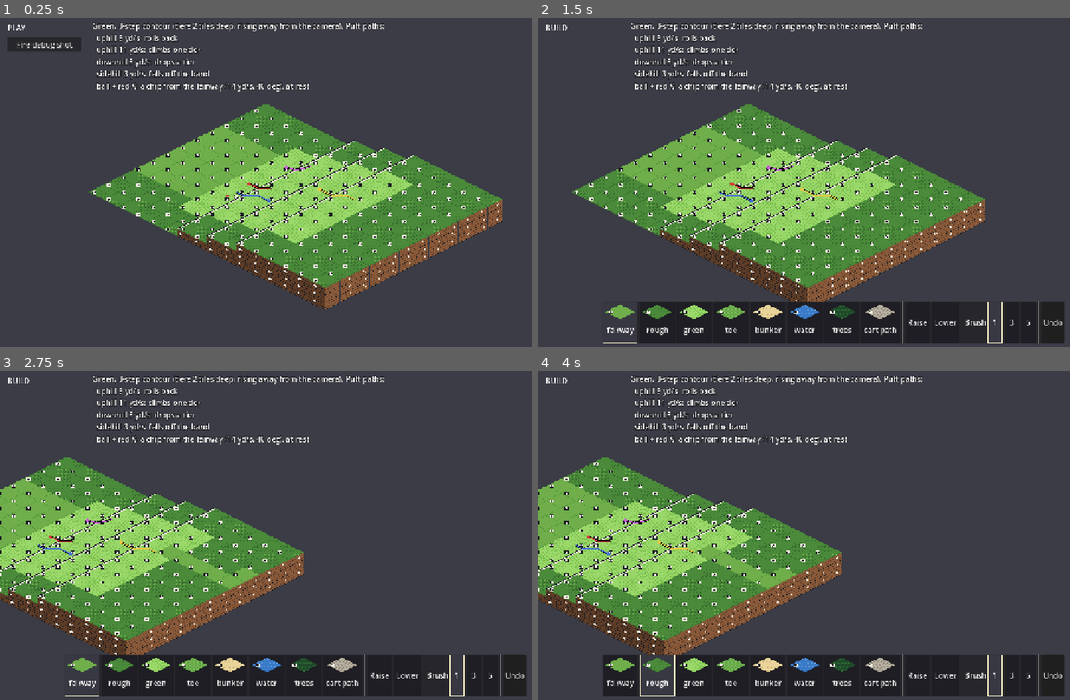
Above: before the commit, frames 1-4 (two rows, left to right).
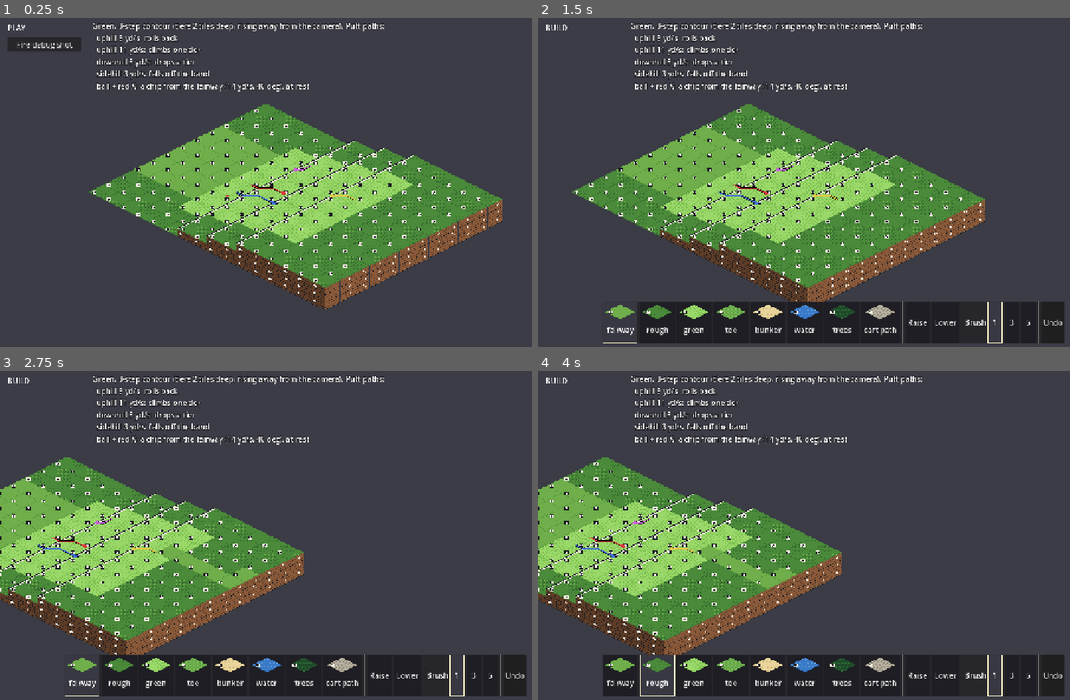
Above: after the commit, the same moments.

Repository: avdrav1/prestwick
Game: Godot game, scene res://tests/fixtures/grid_height_shot.tscn
Two runs of this game, one before a commit and one after it. Both use one fixed random seed, a clock stepped at 60 frames per second and the inputs below. This scene is started directly instead of the project's main scene.
Inputs (mouse positions are in pixels of both pictures, inside the frame that each line leads up to):
- Up to frame 1 (0.25 s): no input
- Up to frame 2 (1.5 s): click "Fire debug shot" at 0.5 s; tap Enter at 1.25 s; move the mouse to (963, 166) at 1.27 s; hold D (pan_right) from 1.28 s (still down); tap Tab (toggle_mode) at 1.35 s; click (963, 166) at 1.42 s
- Up to frame 3 (2.75 s): release D (pan_right) at 2 s; drag from (175, 551) to (266, 601) at 2.02 s
- Up to frame 4 (4 s): click "fairway" at 2.75 s; click "rough" at 3.5 s

The runs differ from the first frame. In frame 1, 0.1% of the frame differs, in the area x 44-63%, y 44-57%; in frame 2, less than 0.1%; in frame 3, less than 0.1%; in frame 4, less than 0.1%.

Commit message:
story: E1-S11 Make green contours putt as breaks
Co-Authored-By: Claude Opus 5.5 <noreply@anthropic.com>

Diff:
--- a/course/surface_row.gd
+++ b/course/surface_row.gd
@@ -8,6 +8,20 @@
 ## Roll factor from the docs/design.md surface table. Rolling friction is
 ## (BallParams.roll_decel + BallParams.roll_drag * speed) / roll; 0 stops the ball dead where it touches down.
 @export var roll: float = 1.0
+## Share of the terrain's slope the ball feels here (E1-S11, D5): it scales the slope pull
+## on a rolling ball and the tilt of the ground normal at touchdown. The ball's height still
+## follows the terrain. 1.0 everywhere but green, where a 40% one-step contour putts as a break.
+@export var slope_scale: float = 1.0
+## Share of the constant friction (BallParams.roll_decel / roll) that holds a still ball
+## here. It rises linearly back to the full constant friction at decel_ramp_speed, so fast
+## balls roll as before. Keep the one-step pull, scaled by slope_scale, above it, or a still
+## ball never starts down a slope (a GUT test guards it). 1.0 leaves the friction as it is.
+@export var rest_decel_scale: float = 1.0
+## Speed (yd/s) at which the constant friction is back to full, when rest_decel_scale < 1.
+@export var decel_ramp_speed: float = 1.0
+## Multiplies the grass drag (BallParams.roll_drag / roll) here. On green it wins back the
+## distance the lighter constant friction gives slow putts. 1.0 leaves the drag as it is.
+@export var drag_scale: float = 1.0
 ## Share of the speed into the ground that comes back out as the bounce (restitution).
 @export_range(0.0, 1.0) var bounce: float = 0.25
 ## Share of the speed along the ground lost at each touchdown.
--- a/course/surfaces.tres
+++ b/course/surfaces.tres
@@ -23,6 +23,10 @@
 script = ExtResource("1_n812f")
 name = "green"
 roll = 1.4
+slope_scale = 0.075
+rest_decel_scale = 0.075
+decel_ramp_speed = 1.0
+drag_scale = 1.1
 bounce = 0.2
 bounce_friction = 0.45
 scatter_deg = 1.0
--- a/golf/ball.gd
+++ b/golf/ball.gd
@@ -161,7 +161,8 @@
 	if row.roll <= 0.0:
 		_rest()
 		return
-	var n := field.normal_at(at.x, at.y)
+	# The normal tilts by the slope this surface lets the ball feel (slope_scale).
+	var n := HeightField.normal_for(field.gradient_at(at.x, at.y) * row.slope_scale)
 	var into := v.dot(n)
 	var along := (v - n * into) * (1.0 - row.bounce_friction)
 	# Always draw, so the generator stream does not depend on which branch runs.
@@ -183,10 +184,13 @@
 		_rest()
 		return
 	var grad := field.gradient_at(position.x, position.y)
-	# Gravity along the slope, projected onto the ground plane. Peaks at gravity / 2.
-	var pull := -grad * params.gravity / (1.0 + grad.length_squared())
+	# Gravity along the slope the surface lets the ball feel, projected onto the ground
+	# plane. Peaks at gravity / 2.
+	var feel := grad * row.slope_scale
+	var pull := -feel * params.gravity / (1.0 + feel.length_squared())
 	var v := Vector2(velocity.x, velocity.y)
-	var hold := params.roll_decel / row.roll
+	var full := params.roll_decel / row.roll
+	var hold := full * row.rest_decel_scale
 	if v.length() < params.rest_speed:
 		# Static: stays put unless the slope pulls harder than the constant friction.
 		if pull.length() <= hold:
@@ -194,8 +198,12 @@
 			return
 		v += pull.normalized() * (pull.length() - hold) * DT
 	else:
-		# Friction = constant part + grass drag that grows with speed.
-		var friction := hold + params.roll_drag * v.length() / row.roll
+		# Friction = constant part + grass drag that grows with speed. Where the surface holds
+		# a still ball more lightly, the constant part rises back to full by decel_ramp_speed.
+		var constant := full
+		if row.rest_decel_scale != 1.0 and v.length() < row.decel_ramp_speed:
+			constant = lerpf(hold, full, v.length() / row.decel_ramp_speed)
+		var friction := constant + params.roll_drag * row.drag_scale * v.length() / row.roll
 		v += pull * DT
 		var speed := v.length() - friction * DT
 		v = v.normalized() * speed if speed > 0.0 else Vector2.ZERO
--- a/golf/height_field.gd
+++ b/golf/height_field.gd
@@ -66,7 +66,11 @@
 
 ## Unit ground normal at (x, y), z up.
 func normal_at(x: float, y: float) -> Vector3:
-	var g := gradient_at(x, y)
+	return normal_for(gradient_at(x, y))
+
+
+## Unit normal of ground with slope `g` (dh/dx, dh/dy), z up.
+static func normal_for(g: Vector2) -> Vector3:
 	return Vector3(-g.x, -g.y, 1.0).normalized()
 
 
--- a/tests/fixtures/grid_height_evidence.gd
+++ b/tests/fixtures/grid_height_evidence.gd
@@ -2,7 +2,9 @@
 extends SceneTree
 ## Evidence for E1-S9 (D4, D5 in docs/DECISIONS.md): two courses and a set of putts and shots
 ## across them, run through the real Ball. Prints one line per shot. Screenshots of the same
-## courses come from tests/fixtures/grid_height_shot.tscn.
+## courses come from tests/fixtures/grid_height_shot.tscn. The E1-S9 sections run with the
+## green's E1-S11 slope columns reset to 1.0, so they still show the unscaled green D5 judged;
+## the E1-S11 section runs the table as built.
 ##
 ##   godot --headless --path . -s res://tests/fixtures/grid_height_evidence.gd
 
@@ -17,12 +19,27 @@
 	print("== slope between two tile centres one step apart: %.0f%% (%.1f deg)" % [
 		100.0 * params.yards_per_step / params.yards_per_tile,
 		rad_to_deg(atan(params.yards_per_step / params.yards_per_tile))])
-	_putts("green contour, 2.0 yd per step (as built)", green_contour(), params)
+	var built := SurfaceTable.load_default()
+	var unscaled: SurfaceTable = built.duplicate(true)
+	var g := unscaled.row(Surface.Type.GREEN)
+	g.slope_scale = 1.0
+	g.rest_decel_scale = 1.0
+	g.drag_scale = 1.0
+	print("== E1-S9: green unscaled (slope_scale, rest_decel_scale, drag_scale all 1)")
+	_putts("green contour, 2.0 yd per step", green_contour(), params, unscaled)
 	var gentle := params.duplicate() as BallParams
 	gentle.yards_per_step = 0.15
-	_putts("green contour, 0.15 yd per step (3% between centres; what-if only)", green_contour(), gentle)
-	_rest_on_slope(green_contour(), params)
+	_putts("green contour, 0.15 yd per step (3% between centres; what-if only)", green_contour(), gentle, unscaled)
+	_rest_on_slope(green_contour(), params, unscaled)
 	_hill_shots(params)
+	var row := built.row(Surface.Type.GREEN)
+	print("== E1-S11: green as built (slope_scale %.3f, rest_decel_scale %.3f, decel_ramp_speed %.1f yd/s, drag_scale %.2f)" % [
+		row.slope_scale, row.rest_decel_scale, row.decel_ramp_speed, row.drag_scale])
+	_putts("green contour, 2.0 yd per step, scaled green", green_contour(), params, built)
+	_sidehill_break(green_contour(), params, built)
+	_slow_balls(green_contour(), params, built)
+	_still_on_steps(green_contour(), params, built)
+	_rest_on_slope(green_contour(), params, built)
 	quit(0)
 
 
@@ -70,26 +87,26 @@
 	return (tile + Vector2(0.5, 0.5)) * 5.0
 
 
-func _putts(label: String, course: CourseData, params: BallParams) -> void:
+func _putts(label: String, course: CourseData, params: BallParams, table: SurfaceTable) -> void:
 	print("== putts: %s" % label)
 	print("   tiers: x 4-5 h0, 6-7 h1, 8-9 h2, 10-11 h3; tile 5 yd; green x 4..11")
 	# Uphill from the front tier centre (tile 4.5, 5.5) along +x, and downhill from the back.
 	for speed: float in [3.0, 5.0, 7.0, 9.0, 11.0]:
-		_putt(course, params, "uphill  ", Vector2(4.5, 5.5), Vector2(speed, 0.0))
+		_putt(course, params, table, "uphill  ", Vector2(4.5, 5.5), Vector2(speed, 0.0))
 	for speed: float in [1.0, 3.0, 5.0]:
-		_putt(course, params, "downhill", Vector2(10.5, 5.5), Vector2(-speed, 0.0))
+		_putt(course, params, table, "downhill", Vector2(10.5, 5.5), Vector2(-speed, 0.0))
 	# Sidehill: along +y across the slope band between tier 0 and tier 1 (tile x 5.5).
 	for speed: float in [3.0, 5.0]:
-		_putt(course, params, "sidehill", Vector2(5.5, 2.5), Vector2(0.0, speed))
+		_putt(course, params, table, "sidehill", Vector2(5.5, 2.5), Vector2(0.0, speed))
 	# Reference: the same speeds on a flat green.
 	var flat := CourseData.create(GREEN_W, GREEN_H, Surface.Type.GREEN, 0)
 	for speed: float in [3.0, 5.0, 7.0, 9.0, 11.0]:
-		_putt(flat, params, "flat    ", Vector2(1.5, 5.5), Vector2(speed, 0.0))
-
-
-func _putt(course: CourseData, params: BallParams, kind: String, from_tile: Vector2,
-		v: Vector2) -> void:
-	var ball := Ball.new(course, 1, params)
+		_putt(flat, params, table, "flat    ", Vector2(1.5, 5.5), Vector2(speed, 0.0))
+
+
+func _putt(course: CourseData, params: BallParams, table: SurfaceTable, kind: String,
+		from_tile: Vector2, v: Vector2) -> void:
+	var ball := Ball.new(course, 1, params, table)
 	ball.start_roll(_yd(from_tile), v)
 	var ticks := ball.run_to_rest()
 	var end := ball.position
@@ -101,7 +118,7 @@
 
 ## Drops a still ball at many points on the contour green and records where any comes to rest
 ## on ground steeper than 1%.
-func _rest_on_slope(course: CourseData, params: BallParams) -> void:
+func _rest_on_slope(course: CourseData, params: BallParams, table: SurfaceTable) -> void:
 	var field := HeightField.new(course, params)
 	var rests_on_slope := 0
 	var drops := 0
@@ -109,7 +126,7 @@
 	for xi: int in range(40, 121, 5):
 		for yi: int in [30, 55]:
 			var p := Vector2(xi / 10.0, yi / 10.0)
-			var ball := Ball.new(course, 1, params)
+			var ball := Ball.new(course, 1, params, table)
 			ball.start_roll(_yd(p), Vector2.ZERO)
 			ball.run_to_rest()
 			var g := field.gradient_at(ball.position.x, ball.position.y).length()
@@ -143,3 +160,65 @@
 			row["label"], row["from"], p.landing_tile, p.landing.z / params.yards_per_step,
 			land_g.length() * 100.0, p.rest_tile, p.rest.z / params.yards_per_step,
 			Vector2(p.landing.x - start.x, p.landing.y - start.y).length()])
+
+
+## Sidehill putts along +y through the middle of the tier 0 to 1 slope band. The break is the
+## sideways offset when the forward speed drops under rest speed (the putt's full length);
+## the ball then trickles down to the lower shelf.
+func _sidehill_break(course: CourseData, params: BallParams, table: SurfaceTable) -> void:
+	print("== sidehill break at the putt's full length (from tile (5.5, 2.5), mid-band, along +y)")
+	for speed: float in [2.0, 3.0, 4.0, 5.0]:
+		var from := _yd(Vector2(5.5, 2.5))
+		var ball := Ball.new(course, 1, params, table)
+		ball.start_roll(from, Vector2(0.0, speed))
+		var at := Vector2.ZERO
+		var t := 0
+		while not ball.is_at_rest():
+			ball.step()
+			if t == 0 and ball.velocity.y < params.rest_speed:
+				t = ball.steps
+				at = Vector2(ball.position.x, ball.position.y) - from
+		var end := Vector2(ball.position.x, ball.position.y) - from
+		print("   %3.1f yd/s: forward %.2f yd, break %.2f yd downhill at %.1f s; rests %.2f yd down, %.2f yd on, at %.1f s" % [
+			speed, at.y, -at.x, t / 60.0, -end.x, end.y, ball.steps / 60.0])
+
+
+## Slow balls on a step: short uphill putts that stop on the slope, and slow balls rolled down.
+func _slow_balls(course: CourseData, params: BallParams, table: SurfaceTable) -> void:
+	print("== slow balls on the tier 0 to 1 step (slope band x 27.5 to 32.5 yd, y 27.5)")
+	var flat := CourseData.create(GREEN_W, GREEN_H, Surface.Type.GREEN, 0)
+	_putt(flat, params, table, "flat    ", Vector2(1.5, 5.5), Vector2(4.0, 0.0))
+	for speed: float in [4.0, 5.0, 6.0, 7.0]:
+		var ball := Ball.new(course, 1, params, table)
+		ball.record_path = true
+		ball.start_roll(Vector2(22.5, 27.5), Vector2(speed, 0.0))
+		ball.run_to_rest()
+		var top := 0.0
+		for p in ball.path:
+			top = maxf(top, p.x)
+		print("   uphill   %3.1f yd/s from x 22.5: furthest x %.2f, rests x %.2f (%s) in %.1f s" % [
+			speed, top, ball.position.x, "rolled back" if ball.position.x < top - 0.05 else "stayed",
+			ball.steps / 60.0])
+	for speed: float in [0.2, 0.5, 1.0]:
+		var ball := Ball.new(course, 1, params, table)
+		ball.start_roll(Vector2(32.0, 27.5), Vector2(-speed, 0.0))
+		ball.run_to_rest()
+		print("   downhill %3.1f yd/s from x 32.0: rests x %.2f in %.1f s" % [
+			speed, ball.position.x, ball.steps / 60.0])
+
+
+## Still balls set down across each green step's slope band.
+func _still_on_steps(course: CourseData, params: BallParams, table: SurfaceTable) -> void:
+	print("== still balls set down on each green step's slope (y 27.5)")
+	var field := HeightField.new(course, params)
+	for band: int in 3:
+		var lower := 27.5 + 10.0 * band
+		var line := "   step %d (x %.1f to %.1f):" % [band + 1, lower, lower + 5.0]
+		for into: float in [0.5, 2.5, 4.5]:
+			var ball := Ball.new(course, 1, params, table)
+			ball.start_roll(Vector2(lower + into, 27.5), Vector2.ZERO)
+			ball.run_to_rest()
+			var flat := field.gradient_at(ball.position.x, ball.position.y).length() < 0.001
+			line += " from x %.1f -> x %.2f (%s, %.1f s);" % [lower + into, ball.position.x,
+					"flat shelf" if flat else "ON SLOPE", ball.steps / 60.0]
+		print(line)
--- a/tests/test_ball.gd
+++ b/tests/test_ball.gd
@@ -185,28 +185,40 @@
 
 
 func test_slope_pull_beats_rest_friction() -> void:
-	# A design guard: the steepest pull must beat the static friction on every rolling
-	# surface, or balls never start down a slope.
+	# A design guard: the steepest pull, scaled by the surface's slope_scale, must beat the
+	# constant friction that holds a still ball on every rolling surface, or balls never
+	# start down a slope.
 	var params := BallParams.load_default()
 	var table := SurfaceTable.load_default()
-	var grad := params.yards_per_step / params.yards_per_tile
-	var pull := params.gravity * grad / (1.0 + grad * grad)
-	for s: Surface.Type in [Surface.Type.FAIRWAY, Surface.Type.GREEN, Surface.Type.TEE, Surface.Type.CART_PATH]:
-		assert_gt(pull, params.roll_decel / table.row(s).roll, "a one-step slope moves a ball on %s" % Surface.NAMES[s])
+	for s: Surface.Type in [Surface.Type.FAIRWAY, Surface.Type.ROUGH, Surface.Type.GREEN,
+			Surface.Type.TEE, Surface.Type.TREES, Surface.Type.CART_PATH]:
+		var row := table.row(s)
+		var grad := row.slope_scale * params.yards_per_step / params.yards_per_tile
+		var pull := params.gravity * grad / (1.0 + grad * grad)
+		var hold := params.roll_decel * row.rest_decel_scale / row.roll
+		assert_gt(pull, hold, "a one-step slope moves a still ball on %s" % Surface.NAMES[s])
 
 
 func test_ball_at_rest_on_a_green_slope_rolls_down() -> void:
+	# The green feels a one-step ramp as 3% (E1-S11), so a still ball trickles down it at
+	# about 0.17 yd/s: set it down 3 yd above the mark rather than 10.
 	var course := _green_ramp()
 	var ball := Ball.new(course, 3)
-	ball.start_roll(Vector2(20, 100), Vector2.ZERO)
+	ball.start_roll(Vector2(13, 100), Vector2.ZERO)
 	ball.run_to_rest()
 	assert_lt(ball.position.x, 10.0, "a ball set down on the slope runs down it")
 
 
 func test_ball_rolling_downhill_on_green_speeds_up() -> void:
-	var course := _green_ramp()
+	# Green feels slope_scale of the slope (E1-S11), so a one-step ramp is a 3% break whose
+	# pull only keeps a slow ball trickling. A three-steps-per-tile green (120%, felt as 9%)
+	# pulls hard enough to speed a 0.5 yd/s ball up. Heights 0, 3, 6, 7 from x = 10.
+	var course := _flat(Surface.Type.GREEN, 40)
+	for y in 40:
+		for x in 40:
+			course.set_tile(x, y, clampi((x - 10) * 3, 0, 7), Surface.Type.GREEN)
 	var ball := Ball.new(course, 3)
-	ball.start_roll(Vector2(35, 100), Vector2(-0.5, 0))
+	ball.start_roll(Vector2(62, 100), Vector2(-0.5, 0))
 	for i in 30:
 		ball.step()
 	assert_eq(ball.state, Ball.State.ROLLING)
@@ -252,6 +264,119 @@
 	assert_eq(below, 0, "never passes through the terrain")
 
 
+# --- green contours (E1-S11, D5): a one-step green contour putts as a break ---
+
+## Ground point in yards for a fractional tile coordinate as GridHeightEvidence uses it
+## (integer = tile centre).
+func _yd(tile: Vector2) -> Vector2:
+	return (tile + Vector2(0.5, 0.5)) * 5.0
+
+
+func _putt(course: CourseData, from_tile: Vector2, v: Vector2) -> Ball:
+	var ball := Ball.new(course, 1)
+	ball.record_path = true
+	ball.start_roll(_yd(from_tile), v)
+	ball.run_to_rest()
+	return ball
+
+
+func test_green_slope_columns_come_from_the_table() -> void:
+	var table := SurfaceTable.load_default()
+	var green := table.row(Surface.Type.GREEN)
+	assert_between(green.slope_scale, 0.05, 0.1, "a green step feels like a 3% break, not 40%")
+	assert_lt(green.rest_decel_scale, 1.0, "a still ball on green is held more lightly")
+	for i: int in Surface.COUNT:
+		if i == Surface.Type.GREEN:
+			continue
+		var row := table.row(i)
+		assert_eq(row.slope_scale, 1.0, "%s feels the full slope" % row.name)
+		assert_eq(row.rest_decel_scale, 1.0, "%s keeps its constant friction" % row.name)
+
+
+func test_flat_green_4_yds_putt_runs_about_3_7_yd() -> void:
+	var ball := _putt(CourseData.create(16, 12, Surface.Type.GREEN, 0), Vector2(1.5, 5.5), Vector2(4, 0))
+	assert_almost_eq(ball.position.x - _yd(Vector2(1.5, 5.5)).x, 3.7, 0.2, "docs/design.md Ball")
+
+
+func test_contour_uphill_9_yds_ends_near_its_flat_distance() -> void:
+	var from := Vector2(4.5, 5.5)
+	var flat := _putt(CourseData.create(16, 12, Surface.Type.GREEN, 0), from, Vector2(9, 0))
+	var up := _putt(GridHeightEvidence.green_contour(), from, Vector2(9, 0))
+	var flat_d := flat.position.x - _yd(from).x
+	var up_d := up.position.x - _yd(from).x
+	assert_gt(up_d, 0.0, "goes up the green")
+	assert_lt(up_d, flat_d, "the contour costs some distance")
+	assert_almost_eq(up_d, flat_d, 1.5, "but only a little: %.2f yd against %.2f flat" % [up_d, flat_d])
+	assert_eq(up.field.surface_at(up.position.x, up.position.y), Surface.Type.GREEN)
+
+
+func test_contour_sidehill_3_yds_breaks_a_little() -> void:
+	# Along +y through the middle of the slope band between tier 0 and tier 1 (x 27.5 to
+	# 32.5 yd), which falls towards -x. The break is the sideways offset when the putt runs
+	# out of pace (forward speed under rest speed): what a cup at the putt's length sees.
+	# After that the ball trickles on down to the lower shelf, as any still ball does there.
+	var from := _yd(Vector2(5.5, 2.5))
+	var ball := Ball.new(GridHeightEvidence.green_contour(), 1)
+	ball.start_roll(from, Vector2(0, 3))
+	var brk := -1.0
+	while not ball.is_at_rest():
+		ball.step()
+		if brk < 0.0 and ball.velocity.y < ball.params.rest_speed:
+			brk = from.x - ball.position.x
+			assert_gt(ball.position.y - from.y, 2.0, "it rolled forward first")
+	assert_between(brk, 0.1, 1.0, "a 3 yd/s sidehill putt breaks %.2f yd downhill" % brk)
+	assert_lt(ball.position.x, 27.5 + EPS, "then settles on the lower shelf")
+
+
+func test_contour_still_ball_on_a_step_rolls_to_the_lower_shelf() -> void:
+	var course := GridHeightEvidence.green_contour()
+	# Points across each of the three green step bands (x 27.5-32.5, 37.5-42.5, 47.5-52.5).
+	for band: int in 3:
+		var lower := 27.5 + 10.0 * band
+		for into: float in [0.5, 2.5, 4.5]:
+			var ball := Ball.new(course, 1)
+			ball.start_roll(Vector2(lower + into, 27.5), Vector2.ZERO)
+			ball.run_to_rest()
+			assert_lt(ball.steps, ball.params.max_steps, "came to rest on its own")
+			assert_between(ball.position.x, lower - 5.0, lower + EPS,
+					"set down %.1f yd up step %d, rests on the shelf below" % [into, band + 1])
+			assert_almost_eq(ball.field.gradient_at(ball.position.x, ball.position.y).length(), 0.0, EPS,
+					"on flat ground")
+
+
+func test_contour_uphill_putt_that_stops_short_on_a_step_rolls_back() -> void:
+	var from := Vector2(4.5, 5.5)
+	var ball := _putt(GridHeightEvidence.green_contour(), from, Vector2(6, 0))
+	var furthest := 0.0
+	for p in ball.path:
+		furthest = maxf(furthest, p.x)
+	assert_between(furthest, 27.5, 32.5, "it stops on the step's slope")
+	assert_lt(ball.position.x, 27.5 + EPS, "and rolls back to the front tier")
+	assert_gt(ball.position.x, _yd(from).x, "ahead of where it started")
+
+
+func test_green_touchdown_normal_tilt_is_scaled() -> void:
+	# Dropped straight down onto the middle of a step band, the bounce kicks downhill by the
+	# tilt of the ground normal. On green that tilt is scaled down with the pull.
+	var table: SurfaceTable = SurfaceTable.load_default().duplicate(true)
+	for r: SurfaceRow in table.rows:
+		r.scatter_deg = 0.0
+	var kick := {}
+	for s: Surface.Type in [Surface.Type.FAIRWAY, Surface.Type.GREEN]:
+		var course := GridHeightEvidence.green_contour()
+		for y: int in course.height:
+			for x: int in course.width:
+				course.set_tile(x, y, course.get_height(x, y), s)
+		var ball := Ball.new(course, 1, null, table)
+		ball.launch(Vector3(30, 27.5, 6), Vector3(0, 0, -8))
+		while ball.bounces == 0 and not ball.is_at_rest():
+			ball.step()
+		kick[s] = -ball.velocity.x
+	assert_gt(kick[Surface.Type.FAIRWAY], 1.0, "fairway kicks the bounce downhill")
+	assert_gt(kick[Surface.Type.GREEN], 0.0, "green tilts the same way")
+	assert_lt(kick[Surface.Type.GREEN], kick[Surface.Type.FAIRWAY] * 0.15, "by far less")
+
+
 # --- determinism ---
 
 func test_same_seed_same_landing_100_of_100() -> void:
Not shown, changed: docs/decisions/e1-s9-probe.txt
Not shown, changed: docs/BACKLOG.md
Not shown, changed: docs/design.md
